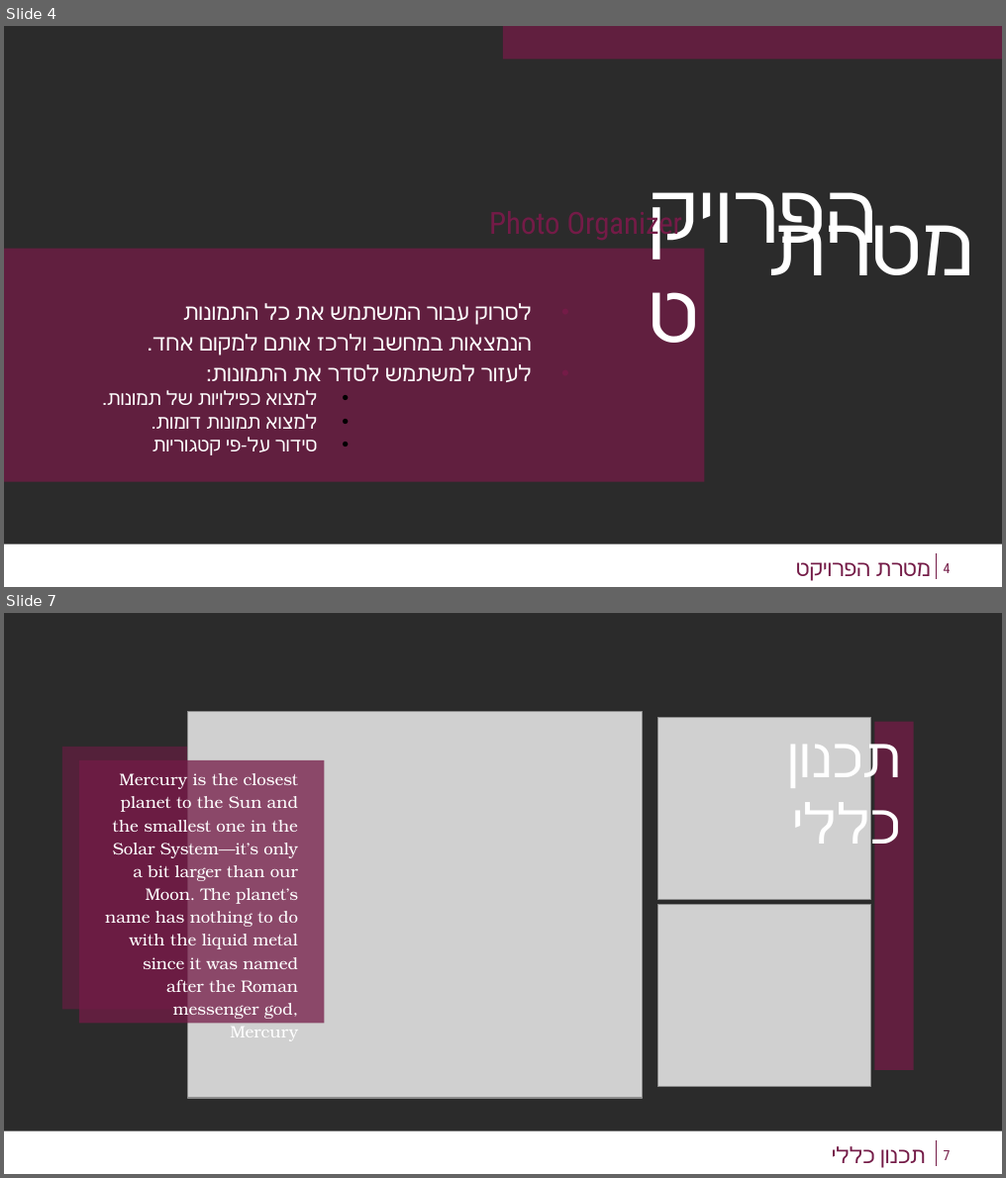
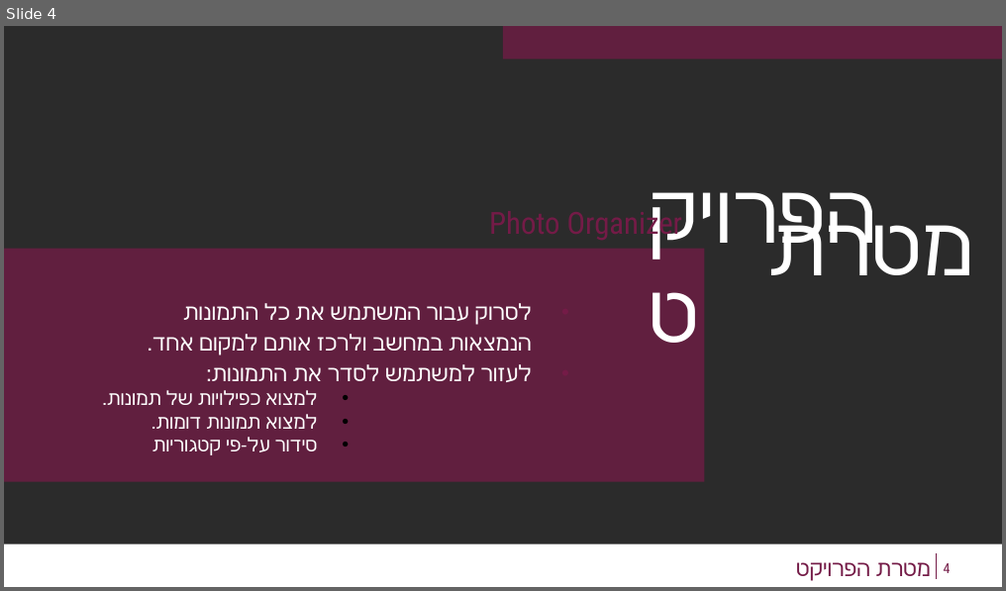
Before and after one commit to Effi-S/Image-Organizer, a slide deck: מצגת.pptx. Shown one above the other, each under a label of ours: slides 4 and 7 before the commit, slide 4 after it; the slides between them are not shown. The pictures are 1006x1178 and 1006x591 pixels, drawn with LibreOffice and Linux fonts; fonts in the diff are those of the drawing; grey boxes stand for pictures; background and template pictures are left out; a plain dark background stands for a picture behind light text. Boxes give left, top, right and bottom in pixels: in the first picture for what was removed or moved away, otherwise in the second. Text is boxed around its words. In the diff, an @@ line names an element or a change of style, - is before the commit and + after.

```diff
--- a/מצגת.pptx
+++ b/מצגת.pptx
@@ slide 7 removed at box(4, 613, 1002, 1174), background picture (left out); not listed: 2 template elements that a slide beside it also shows @@
@@ picture removed at box(187, 712, 642, 1099) @@
@@ picture removed at box(657, 718, 871, 899) @@
@@ rectangle removed at box(874, 722, 913, 1071) @@
@@ rectangle removed at box(61, 747, 306, 1009) @@
@@ rectangle removed at box(79, 761, 324, 1023) @@
@@ title removed at box(788, 734, 901, 859) @@
-תכנון כללי
@@ subtitle removed at box(105, 773, 298, 1042) @@
-Mercury is the closest planet to the Sun and the smallest one in the Solar System—it’s only a bit larger than our Moon. The planet’s name has nothing to do with the liquid metal since it was named after the Roman messenger god, Mercury
@@ picture removed at box(657, 904, 871, 1086) @@
@@ title removed at box(880, 1150, 926, 1168) @@
-תכנון כללי
@@ page number removed at box(944, 1151, 950, 1160) @@
-7
```
Also in this commit, not shown: 4 slides changed, 6 slides added, 5 other slides removed.
